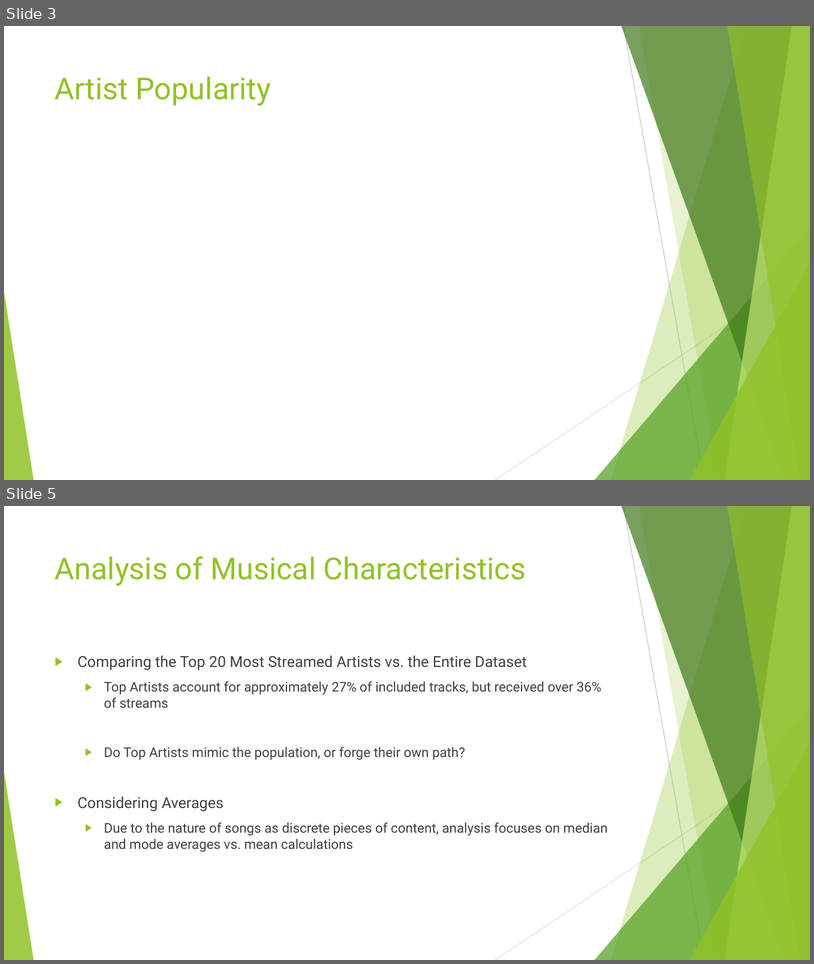
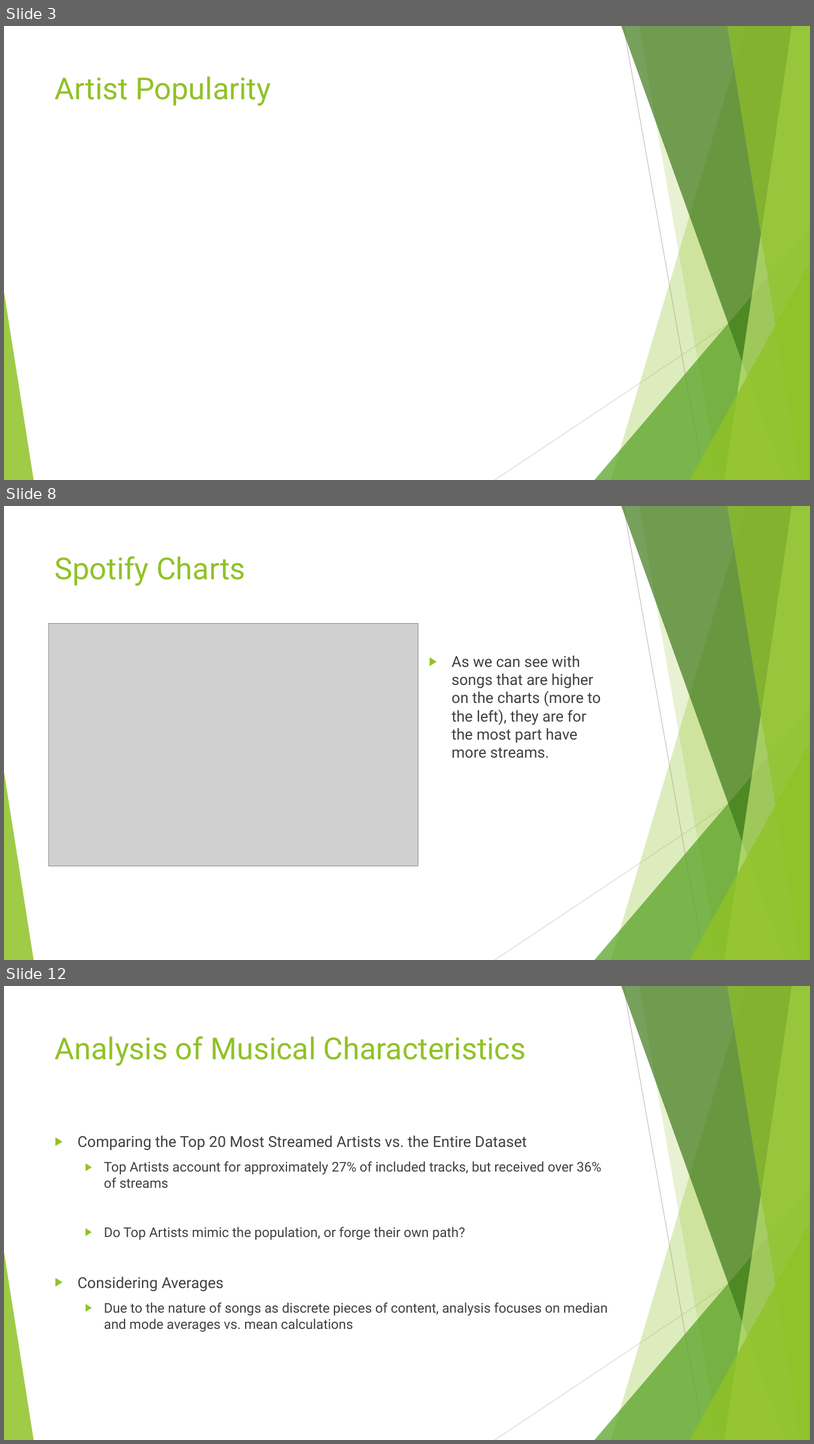
Before and after one commit to d6kramer/project-1-group-08, a slide deck: Project_1_Spotify_2023_Analysis.pptx. Shown one above the other, each under a label of ours: slides 3 and 5 before the commit, slides 3, 8 and 12 after it; the slides between them are not shown. The pictures are 814x964 and 814x1444 pixels, drawn with LibreOffice and Linux fonts; fonts in the diff are those of the drawing; grey boxes stand for pictures. Boxes give left, top, right and bottom in pixels: in the first picture for what was removed or moved away, otherwise in the second. Text is boxed around its words. In the diff, an @@ line names an element or a change of style, - is before the commit and + after.

Commit message:
adding Austins final part

```diff
--- a/Project_1_Spotify_2023_Analysis.pptx
+++ b/Project_1_Spotify_2023_Analysis.pptx
@@ slide 8 added at [4,506,810,960], background #FFFFFF; not listed: 10 template elements that a slide beside it also shows @@
@@ title added at [55,556,246,586], 36 pt, text #90C226 @@
+Spotify Charts
@@ picture added at [49,624,419,866] @@
@@ text added at [452,655,601,758], 18 pt, text #404040 @@
+▶ As we can see with songs that are higher on the charts (more to the left), they are for the most part have more streams.
@@ what was slide 5 is now slide 12 @@
```
Also in this commit, not shown: 1 slide changed, 6 other slides added, 2 other files.
